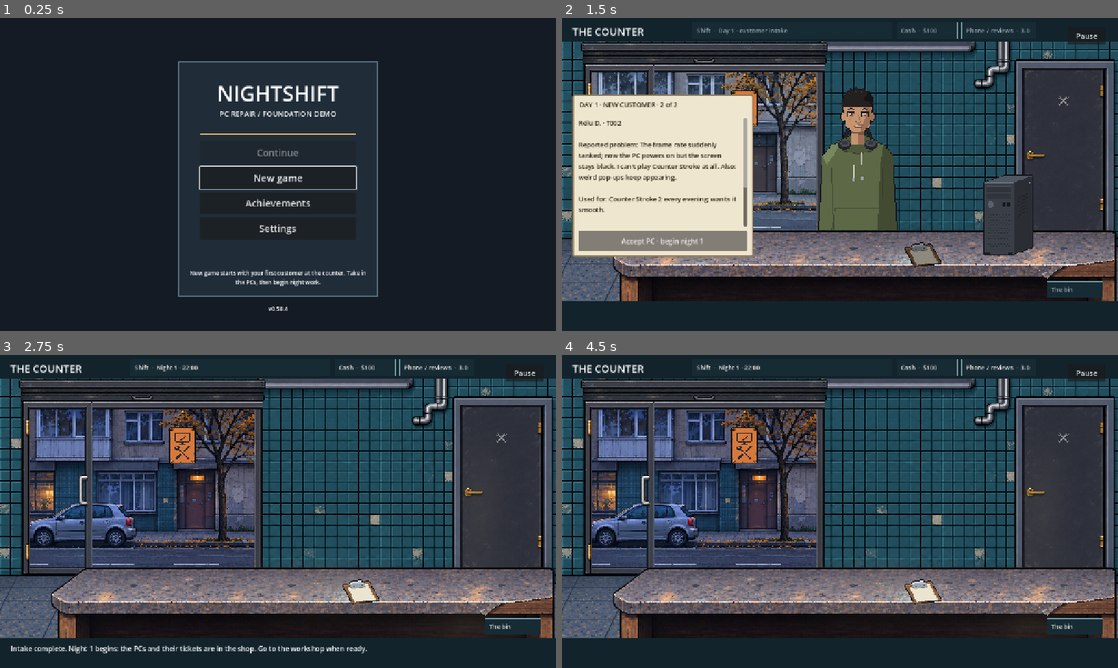
Above: before the commit, frames 1-4 (two rows, left to right).
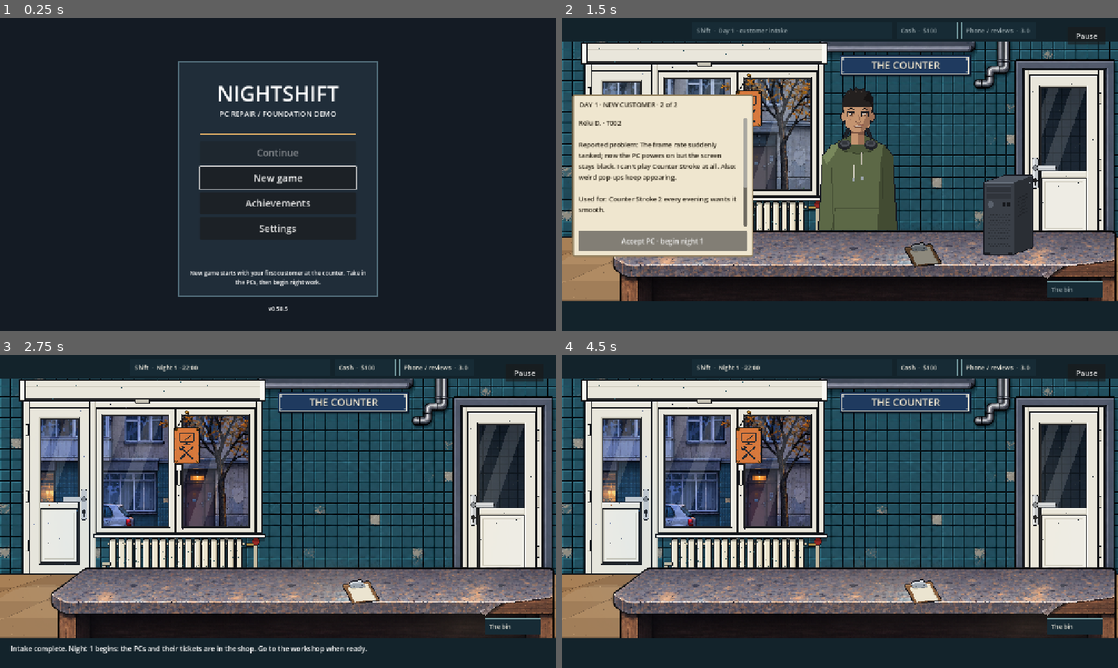
Above: after the commit, the same moments.

Repository: 123rearearcode/nighshift_real
Game: Godot game, scene res://scenes/start.tscn
Two runs of this game, one before a commit and one after it. Both use one fixed random seed, a clock stepped at 60 frames per second and the inputs below.
Inputs (mouse positions are in pixels of both pictures, inside the frame that each line leads up to):
- Up to frame 1 (0.25 s): no input
- Up to frame 2 (1.5 s): click "New game" at 0.5 s; click "Accept PC · next customer" at 1.25 s
- Up to frame 3 (2.75 s): click "Accept PC · begin night 1" at 2 s
- Up to frame 4 (4.5 s): click (789, 367) at 2.75 s; click (617, 489) at 3.5 s; click (1029, 492) at 4.25 s

The runs differ from the first frame. In frame 1, less than 0.1% of the frame differs, in the area x 51-52%, y 92-94%; in frame 2, 16%; in frame 3, 26%, in the area x 0-100%, y 3-91%; in frame 4, 26%.

Commit message:
0.58.5: termopan counter (approved), the room's name on the wall, wall alternatives drafts
Co-Authored-By: Claude Opus 5.5 <noreply@anthropic.com>
Claude-Session: https://claude.ai/code/session_01RRHyDEgCNWig31UsohEBJ7

Diff:
--- a/project.godot
+++ b/project.godot
@@ -11,7 +11,7 @@
 [application]
 
 config/name="Nightshift Foundation Trial"
-config/version="0.58.4"
+config/version="0.58.5"
 run/main_scene="res://scenes/start.tscn"
 config/features=PackedStringArray("4.7")
 
--- a/scenes/rooms/counter.tscn
+++ b/scenes/rooms/counter.tscn
@@ -7,6 +7,7 @@
 script = ExtResource("1")
 art_name = "counter"
 room_title = "THE COUNTER"
+wall_sign_rect = Rect2(640, 86, 300, 46)
 
 [node name="Background" type="TextureRect" parent="."]
 offset_right = 1280.0
--- a/scenes/rooms/outside.tscn
+++ b/scenes/rooms/outside.tscn
@@ -7,6 +7,8 @@
 script = ExtResource("1")
 art_name = "outside"
 room_title = "OUTSIDE"
+wall_sign = "NIGHTSHIFT · PC REPAIR"
+wall_sign_rect = Rect2(900, 90, 360, 44)
 
 [node name="Background" type="TextureRect" parent="."]
 offset_right = 1280.0
--- a/scenes/rooms/workshop.tscn
+++ b/scenes/rooms/workshop.tscn
@@ -7,6 +7,7 @@
 script = ExtResource("1")
 art_name = "workshop"
 room_title = "THE WORKSHOP"
+wall_sign_rect = Rect2(660, 80, 300, 46)
 
 [node name="Background" type="TextureRect" parent="."]
 offset_right = 1280.0
--- a/scripts/rooms/counter_art.gd
+++ b/scripts/rooms/counter_art.gd
@@ -2,6 +2,8 @@
 # art/rooms/counter_batch_a/manifest.json. This is presentation only: no clock, inventory or PC state.
 # Source art is mapped at draw time; it has not been repainted onto a different native pixel grid.
 # 0.57.9: the same approved pixels laid out on a flat front wall (see draw_room).
+# 0.58.5 (D174): the approved termopan set (art/rooms/counter_termopan/, manifest with hashes) replaces the
+# doors, shutter and frame, and adds the radiator and the linoleum floor, when all of it is present.
 extends RefCounted
 
 const RoomArt = preload("res://scripts/rooms/room_art.gd")
@@ -42,7 +44,18 @@
 const TILE_ROWS: Array = [28, 62, 95, 128, 161, 193, 226, 257, 288, 319, 349, 381, 412, 445, 478, 511, 544, 577, 610]
 const TILE_SHIFTS: Array = [0, 6, 13, 3, 9]         # row index each strip starts its tiles from
 
+# 0.58.5: the termopan set (user, 27 November 2026: "aight go on with the PVC"). Full-canvas layers.
+const TERMOPAN_README := "res://art/rooms/counter_termopan/README.md"
+const TERMOPAN_FILES := {
+    "floor": "floor-linoleum.png", "radiator": "radiator.png", "frame": "termopan-front-frame.png",
+    "door_closed": "termopan-front-door-closed.png", "door_open": "termopan-front-door-open.png",
+    "ws_closed": "termopan-workshop-closed.png", "ws_open": "termopan-workshop-open.png",
+    "box_up": "pvc-shutter-up.png", "box_down": "pvc-shutter-down.png",
+}
+const WINDOW := Rect2(213, 106, 391, 304)           # the termopan shop window, down to its sill (screen px)
+
 var textures: Dictionary = {}
+var termopan: Dictionary = {}
 
 
 class Layer extends Node2D:
@@ -65,6 +78,19 @@
 func _init() -> void:
     for key: String in FILES:
         textures[key] = RoomArt.texture(folder() + str(FILES[key]))
+    for key: String in TERMOPAN_FILES:
+        termopan[key] = RoomArt.texture(TERMOPAN_README.get_base_dir() + "/" + str(TERMOPAN_FILES[key]))
+
+
+# 0.58.5: the whole termopan set is installed (otherwise the 0.57.9 flat layout of Batch A is drawn).
+func termopan_ready() -> bool:
+    for key: String in TERMOPAN_FILES:
+        if termopan.get(key) == null: return false
+    return true
+
+
+func _layer(canvas: CanvasItem, tex: Texture2D) -> void:
+    if tex != null: canvas.draw_texture_rect(tex, Rect2(Vector2.ZERO, Vector2(tex.get_size()) * SCREEN / SOURCE), false)
 
 
 static func folder() -> String:
@@ -96,6 +122,9 @@
     # front wall faces the player flat. The shell's painted corner glazing is covered by its own flat tiles,
     # and the glass door, shop window, shutter and street all sit flat on that wall. Existing pixels only.
     _flat_wall(canvas)
+    if termopan_ready():
+        _draw_termopan(canvas, morning, front_open, workshop_open, shutter_down)
+        return
     var outside: Texture2D = textures.get("morning" if morning else "dusk")
     # The street at eye level (0.57.8 mapping kept): source = (280, 302) + screen position * 1.032.
     if outside != null:
@@ -117,6 +146,23 @@
     else: _sprite(canvas, "shutter_up", SHUTTER)
 
 
+# 0.58.5 (D174): white PVC termopan, clear glass, a radiator under the window, a linoleum floor. The same flat
+# layout (D171); the window now stops at its sill so the radiator fits under it. The street keeps the 0.57.8
+# eye-level mapping, seen through the door and the window.
+func _draw_termopan(canvas: CanvasItem, morning: bool, front_open: bool, workshop_open: bool, shutter_down: bool) -> void:
+    _layer(canvas, termopan["floor"])
+    var outside: Texture2D = textures.get("morning" if morning else "dusk")
+    if outside != null:
+        for glass: Rect2 in [DOOR, WINDOW]:
+            canvas.draw_texture_rect_region(outside, glass, Rect2(Vector2(280, 302) + glass.position * 1.032, glass.size * 1.032))
+    _layer(canvas, termopan["radiator"])
+    _layer(canvas, termopan["frame"])
+    _layer(canvas, termopan["door_open" if front_open else "door_closed"])
+    _sprite(canvas, "sign", Rect2(400, 128, 60, 122))
+    _layer(canvas, termopan["ws_open" if workshop_open else "ws_closed"])
+    _layer(canvas, termopan["box_down" if shutter_down else "box_up"])
+
+
 # The shell's own flat wall (5 whole tiles, source x 606..775), repeated leftwards over the painted corner.
 # Each strip moves its tile rows round by a whole number of rows so stains do not line up; the grimy last row
 # and the floor stay in place, so the floor line stays level at FLOOR_Y.
--- a/scripts/rooms/room_view.gd
+++ b/scripts/rooms/room_view.gd
@@ -24,6 +24,10 @@
 @export var art_name: String = ""
 ## Shown top-left so the player always knows where they are.
 @export var room_title: String = ""
+## 0.58.5: the place's name on its wall (user, 27 November 2026: "I liked how there used to be the name of
+## the place on the wall, I want that as a feature"). Empty text = the room title; empty rect = no sign.
+@export var wall_sign: String = ""
+@export var wall_sign_rect: Rect2 = Rect2()
 ## Placeholder colours, used only until the room has its art.
 @export var wall_color: Color = Color("1c2630")
 @export var floor_color: Color = Color("232c33")
@@ -60,6 +64,7 @@
     _room_ready()
     _setup_cable_box()
     _setup_backpack()
+    _setup_wall_sign()
     refresh()
     queue_redraw()
 
@@ -67,6 +72,42 @@
 # For the room scripts.
 func _room_ready() -> void:
     pass
+
+
+# ---- the name on the wall (0.58.5) ----
+
+func sign_text() -> String:
+    return wall_sign if wall_sign != "" else room_title
+
+
+func _setup_wall_sign() -> void:
+    if wall_sign_rect.size.x <= 0.0 or sign_text() == "": return
+    var plate := Control.new()
+    plate.name = "WallSign"
+    plate.mouse_filter = Control.MOUSE_FILTER_IGNORE
+    plate.position = wall_sign_rect.position
+    plate.size = wall_sign_rect.size
+    plate.z_index = -5            # on the wall: over the room picture, behind people, the counter and hotspots
+    plate.draw.connect(_draw_wall_sign.bind(plate))
+    add_child(plate)
+    if sign_text() == room_title and is_instance_valid(title): title.visible = false   # the wall says it now
+
+
+# An enamelled name plate screwed to the wall (drawn; no art file yet).
+func _draw_wall_sign(plate: Control) -> void:
+    var r := Rect2(Vector2.ZERO, plate.size)
+    plate.draw_rect(Rect2(r.position + Vector2(3, 4), r.size), Color(0, 0, 0, 0.35))
+    plate.draw_rect(r, Color("1f3a5f"))
+    plate.draw_rect(r.grow(-4), Color("e8e2d0"), false, 2.0)
+    plate.draw_rect(r, Color("0e1a2b"), false, 2.0)
+    for corner: Vector2 in [Vector2(8, 8), Vector2(r.size.x - 8, 8), Vector2(8, r.size.y - 8), r.size - Vector2(8, 8)]:
+        plate.draw_circle(corner, 2.5, Color("9aa3ad"))
+    var font: Font = ThemeDB.fallback_font
+    var font_size: int = int(clampf(r.size.y * 0.52, 12.0, 30.0))
+    var width: float = font.get_string_size(sign_text(), HORIZONTAL_ALIGNMENT_LEFT, -1, font_size).x
+    var at := Vector2((r.size.x - width) * 0.5, r.size.y * 0.5 + font_size * 0.36)
+    plate.draw_string(font, at + Vector2(1, 1), sign_text(), HORIZONTAL_ALIGNMENT_LEFT, -1, font_size, Color("0e1a2b"))
+    plate.draw_string(font, at, sign_text(), HORIZONTAL_ALIGNMENT_LEFT, -1, font_size, Color("f1ead6"))
 
 
 # ---- your backpack (0.58.4: "the player can have a personal inventory (he can buy backpacks to upgrade)") ----
--- a/tools/test_counter_art.gd
+++ b/tools/test_counter_art.gd
@@ -62,6 +62,13 @@
         for file: Dictionary in approved["files"]:
             if FileAccess.get_sha256(Art.folder() + str(file["file"])) != str(file["sha256"]): exact = false
     check(exact, "every installed raster matches its human-approved revision-02 hash")
+    # 0.58.5 (D174, user: "aight go on with the PVC"): the approved termopan set is installed byte for byte.
+    var termopan: Variant = JSON.parse_string(FileAccess.get_file_as_string(Art.TERMOPAN_README.get_base_dir() + "/manifest.json"))
+    var same: bool = art.termopan_ready() and termopan is Dictionary and (termopan.get("sha256", {}) as Dictionary).size() == Art.TERMOPAN_FILES.size()
+    if same:
+        for file: String in termopan["sha256"]:
+            if FileAccess.get_sha256(Art.TERMOPAN_README.get_base_dir() + "/" + file) != str(termopan["sha256"][file]): same = false
+    check(same and str(termopan.get("approval_quote", "")) == "aight go on with the PVC", "the termopan doors, shutter, radiator and floor are the approved files, used by the counter")
     check(not counter.placeholders and counter.room_layer.morning and counter.counter_layer.morning, "intake uses the morning exterior with the real layered room")
     var customer: TextureRect = counter.get_node("CustomerPortrait")
     var pc: TextureRect = counter.get_node("CustomerPC")
@@ -122,6 +129,13 @@
     root.push_input(up, true)
     await settle_storage(counter)
     check(not counter.storage_open and not counter.storage_drawer.visible and current_scene == counter and not counter.visiting(), "moving the mouse up slides the storage away, back at the same counter")
+    # 0.58.5 (D178, user: "I liked how there used to be the name of the place on the wall"): name plates.
+    var plate: Control = counter.get_node_or_null("WallSign")
+    check(plate != null and counter.sign_text() == "THE COUNTER" and not counter.title.visible and plate.position == Vector2(640, 86) and plate.z_index < counter.get_node("CustomerPortrait").z_index, "the counter's name is on its wall, behind the customer, instead of the small title")
+    await scene("res://scenes/rooms/workshop.tscn")
+    check(current_scene.get_node_or_null("WallSign") != null and current_scene.sign_text() == "THE WORKSHOP", "the workshop has its name on the wall")
+    await scene("res://scenes/rooms/outside.tscn")
+    check(current_scene.get_node_or_null("WallSign") != null and current_scene.sign_text() == "NIGHTSHIFT · PC REPAIR" and current_scene.title.visible, "outside, the shop's front carries the shop's name (the place title stays)")
     restore_save(gs)
     for path: String in [manifest, preferences]: _remove_save_files(path)
     finish("Counter art")
Binary file added: art/drafts/termopan/termopan_closeup.png
Binary file added: art/drafts/termopan/termopan_four_states.png
Binary file added: art/drafts/walls/wall_opt1.png
Binary file added: art/drafts/walls/wall_opt2.png
Binary file added: art/drafts/walls/wall_opt3.png
Binary file added: art/drafts/walls/wall_opt4.png
Binary file added: art/drafts/walls/wall_options_sheet.png
Binary file added: art/rooms/counter_termopan/floor-linoleum.png
Not shown, added: art/rooms/counter_termopan/manifest.json
Binary file added: art/rooms/counter_termopan/pvc-shutter-down.png
Binary file added: art/rooms/counter_termopan/pvc-shutter-up.png
Binary file added: art/rooms/counter_termopan/radiator.png
(and 11 more such lines)
